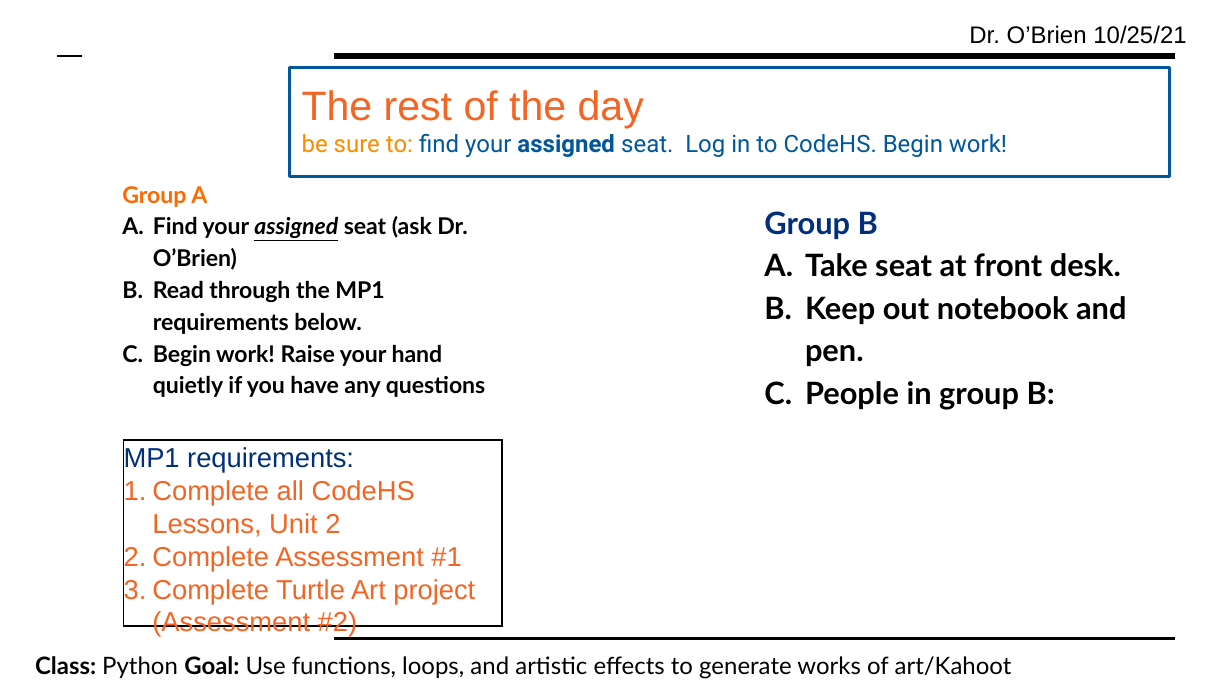
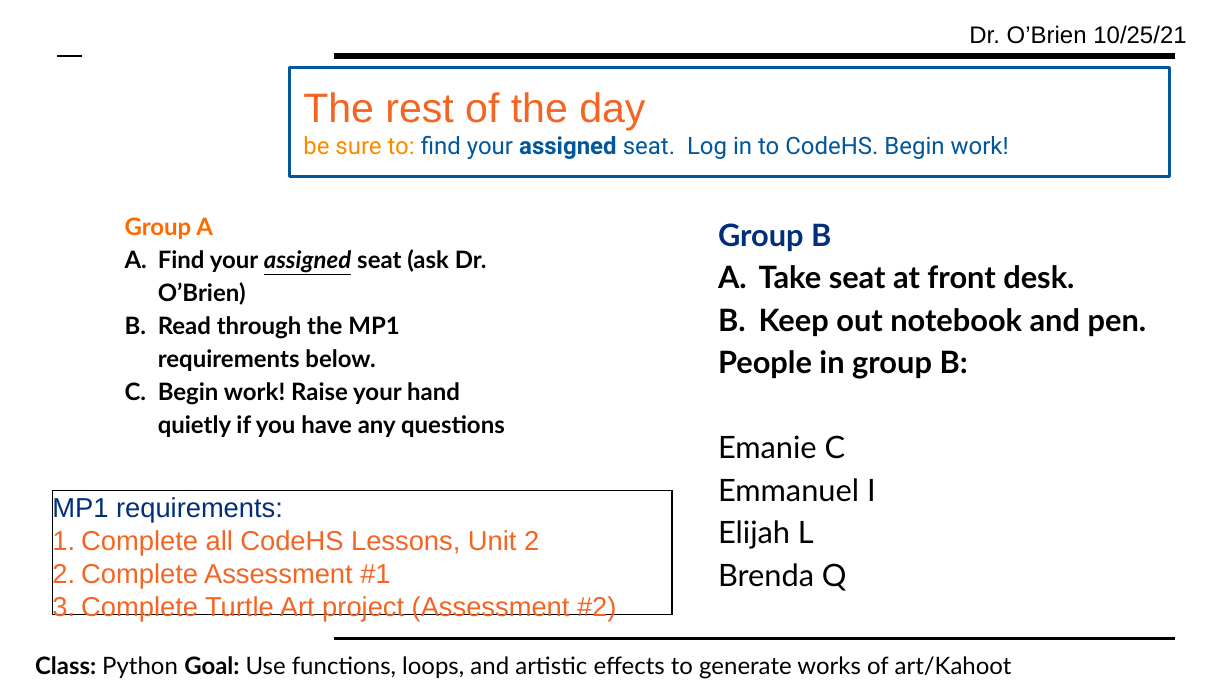
Before and after one commit to cobrien87/work, a slide deck: slide 5 of Print/lesson_61_python.pptx (slide 4 before the commit). Drawn at 1232x693 pixels with LibreOffice and Linux fonts; fonts in the diff are those of the drawing; background and template pictures are left out. Boxes give left, top, right and bottom in pixels: in the first picture for what was removed or moved away, otherwise in the second. Text is boxed around its words. In the diff, an @@ line names an element or a change of style, - is before the commit and + after.

```diff
--- a/Print/lesson_61_python.pptx
+++ b/Print/lesson_61_python.pptx
@@ rectangle added at box(290, 68, 1170, 177), fill #FFFFFF, outline #01579B 2 pt @@
@@ text "The rest of the day": place and size @@
-text "The rest of the day" at box(290, 68, 1170, 177)
+text "The rest of the day" at box(303, 92, 1009, 159)
@@ text "The rest of the day" at box(303, 92, 1009, 159): fill #FFFFFF to none; outline #01579B 2 pt to none @@
@@ text "Group A": place and size @@
-text "Group A" at box(122, 186, 485, 397)
+text "Group A" at box(125, 217, 505, 437)
@@ text "Group A" at box(125, 217, 505, 437): size 13.5 to 14 pt; indent changed @@
@@ text "Group B": place and size @@
-text "Group B" at box(764, 211, 1126, 410)
+text "Group B" at box(718, 223, 1147, 591)
@@ text at box(718, 350, 968, 591): text changed; bold off @@
-C. People in group B:
+People in group B:
+Emanie C
+Emmanuel I
+Elijah L
+Brenda Q
@@ rectangle "MP1 requirements:": place and size @@
-rectangle "MP1 requirements:" at box(123, 440, 501, 626)
+rectangle "MP1 requirements:" at box(53, 490, 673, 615)
```
Also in this commit, not shown: 6 other slides changed, 1 slide added, 1 other file.
